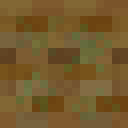
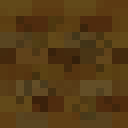
Comparing the layer stacks of the two 128×128 images. Changes:
painted on "moss" over box(16, 16, 120, 120)
painted on "bricks" over box(0, 0, 128, 128)
